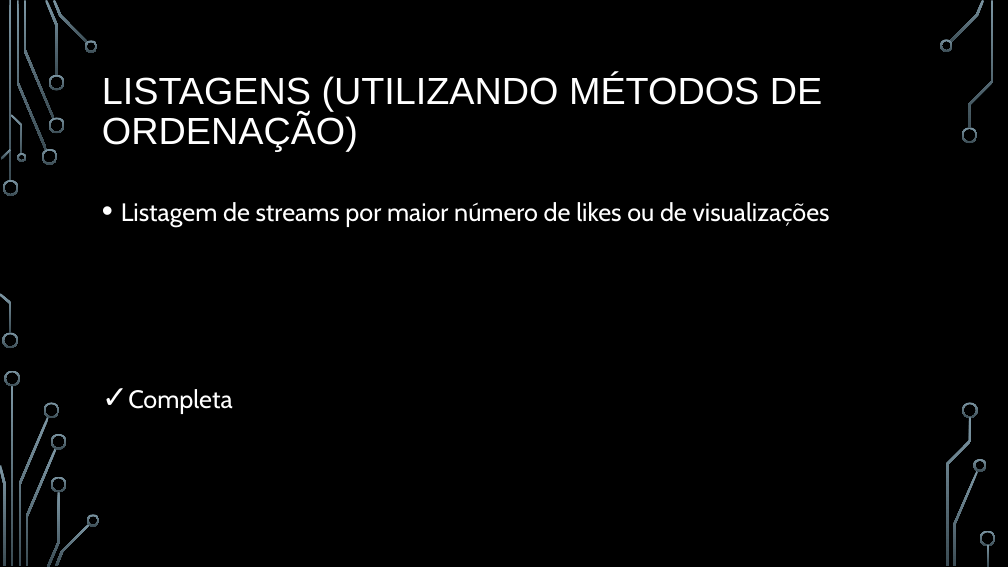
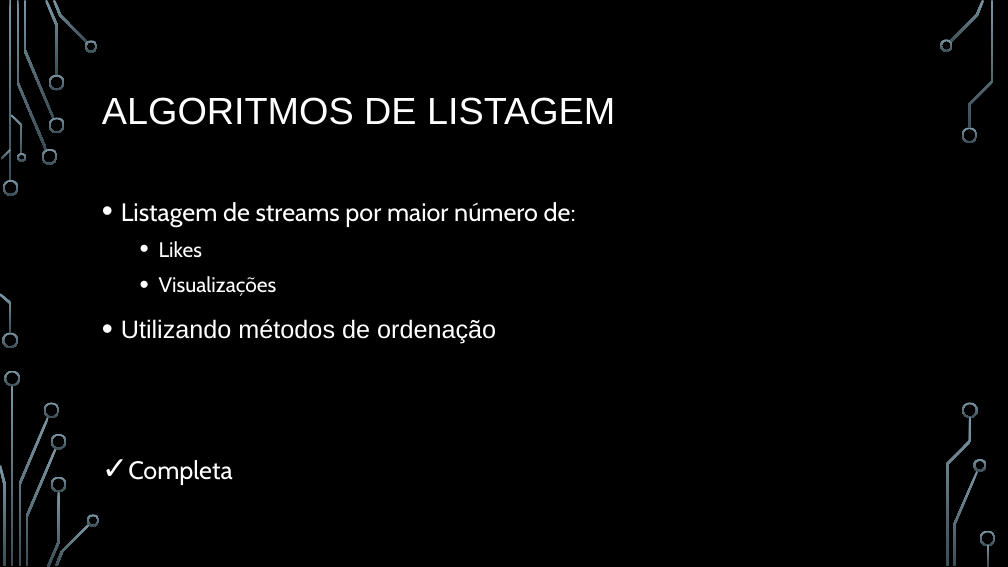
Before and after one commit to BrunoRosendo/StreamZ-AEDA-proj-, a slide deck: slide 10 of StreamZ.pptx. Drawn at 1008x567 pixels with LibreOffice and Linux fonts; fonts in the diff are those of the drawing; background and template pictures are left out. Boxes give left, top, right and bottom in pixels: in the first picture for what was removed or moved away, otherwise in the second. Text is boxed around its words. In the diff, an @@ line names an element or a change of style, - is before the commit and + after.

```diff
--- a/StreamZ.pptx
+++ b/StreamZ.pptx
@@ title at <box>102,97,615,125</box>: text changed @@
-LISTAGENS (UTILIZANDO MÉTODOS DE ORDENAÇÃO)
+ALGORITMOS DE LISTAGEM
@@ text at <box>121,202,576,344</box>: text changed @@
-• Listagem de streams por maior número de likes ou de visualizações
+• Listagem de streams por maior número de:
+  • Likes
+  • Visualizações
+• Utilizando métodos de ordenação
```
Also in this commit, not shown: 5 other slides changed.
